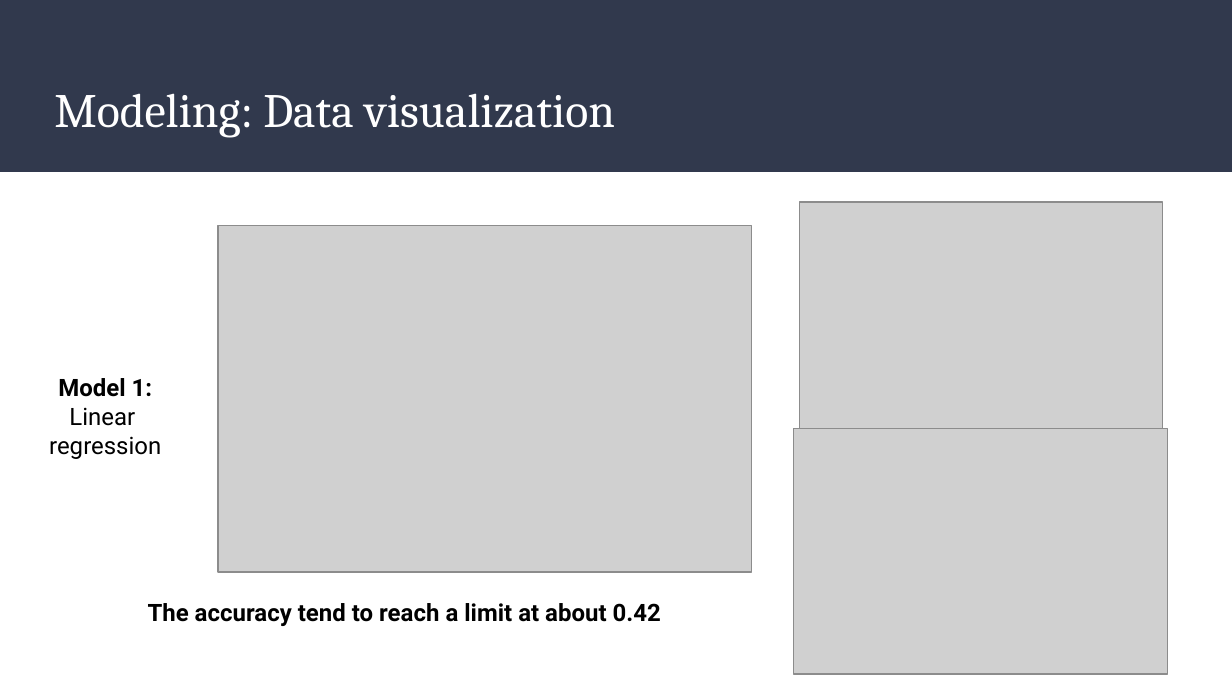
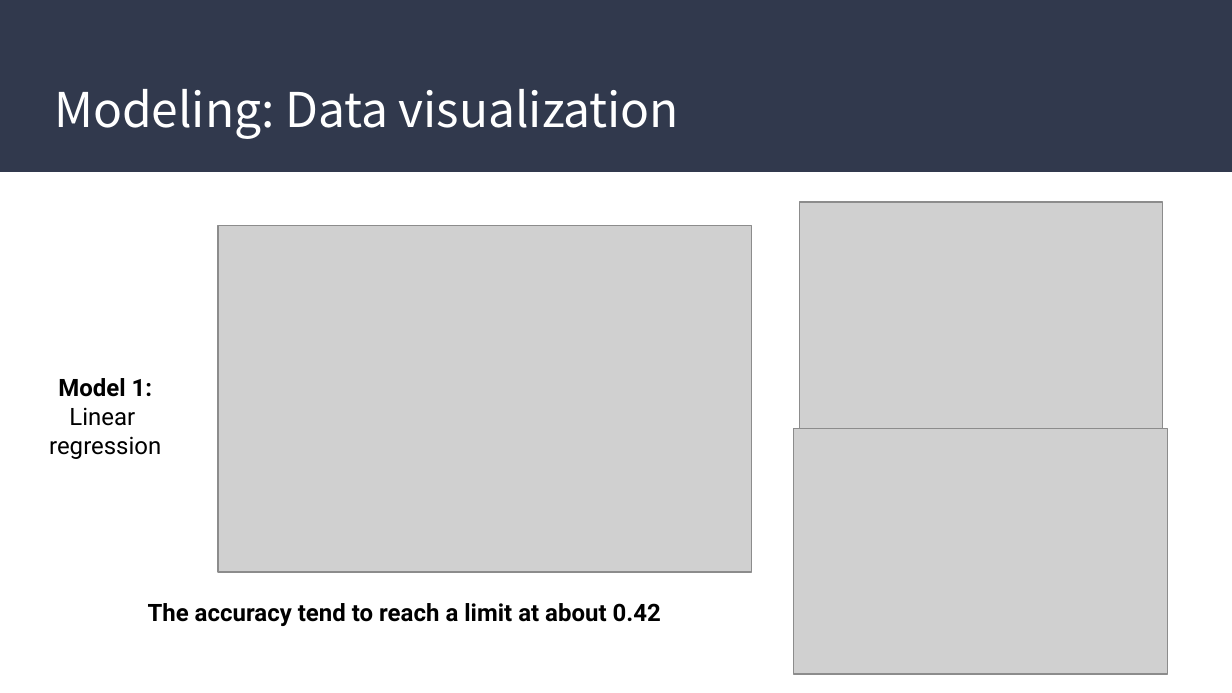
Before and after one commit to jwlamberthuang/Capstone-Project, a slide deck: slide 7 of docs/Weather forcast prediction.pptx. Drawn at 1232x693 pixels with LibreOffice and Linux fonts; fonts in the diff are those of the drawing; grey boxes stand for pictures. Boxes give left, top, right and bottom in pixels: in the first picture for what was removed or moved away, otherwise in the second. Text is boxed around its words. In the diff, an @@ line names an element or a change of style, - is before the commit and + after.

```diff
--- a/docs/Weather forcast prediction.pptx
+++ b/docs/Weather forcast prediction.pptx
@@ title "Modeling: Data visualization" at (x1=54, y1=89, x2=679, y2=139): font Cambria to Noto Sans CJK JP @@
```
Also in this commit, not shown: 7 other slides changed.
